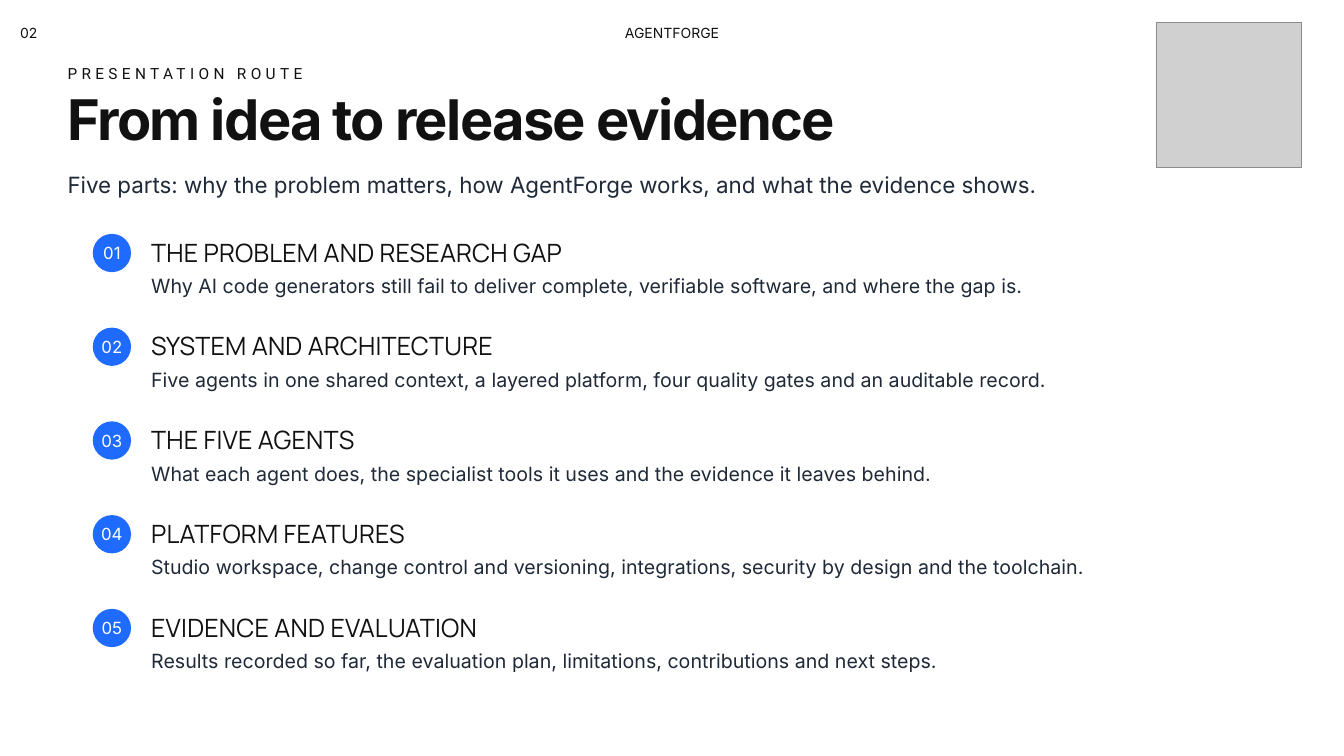
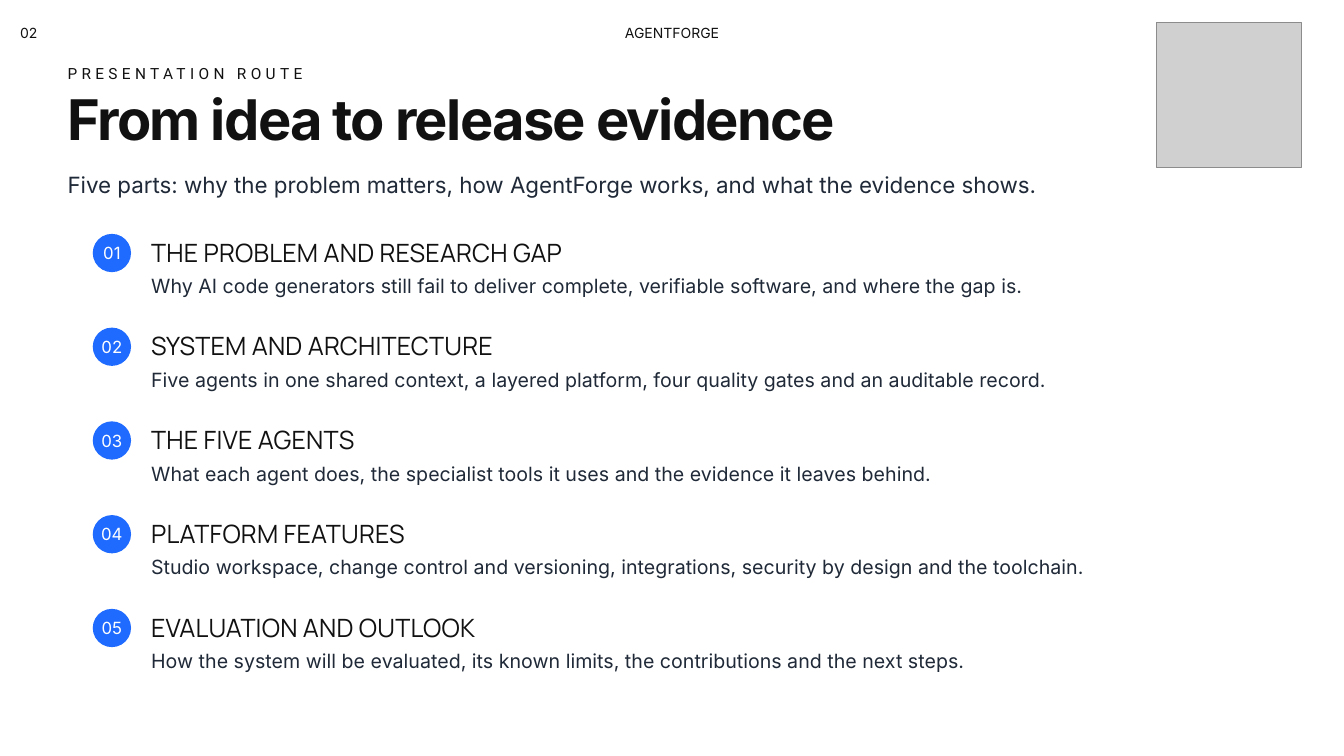
Before and after one commit to Ravindu200232/agentforge-studio, a slide deck: slide 2 of docs/presentation/AgentForge-PP2.pptx. Drawn at 1344x756 pixels with LibreOffice and Linux fonts; fonts in the diff are those of the drawing; grey boxes stand for pictures; background and template pictures are left out. Boxes give left, top, right and bottom in pixels: in the first picture for what was removed or moved away, otherwise in the second. Text is boxed around its words. In the diff, an @@ line names an element or a change of style, - is before the commit and + after.

```diff
--- a/docs/presentation/AgentForge-PP2.pptx
+++ b/docs/presentation/AgentForge-PP2.pptx
@@ text at box(151, 618, 475, 638): text changed @@
-EVIDENCE AND EVALUATION
+EVALUATION AND OUTLOOK
@@ text at box(151, 653, 964, 672): text changed @@
-Results recorded so far, the evaluation plan, limitations, contributions and next steps.
+How the system will be evaluated, its known limits, the contributions and the next steps.
```
Also in this commit, not shown: 23 other slides changed, 2 slides removed.
